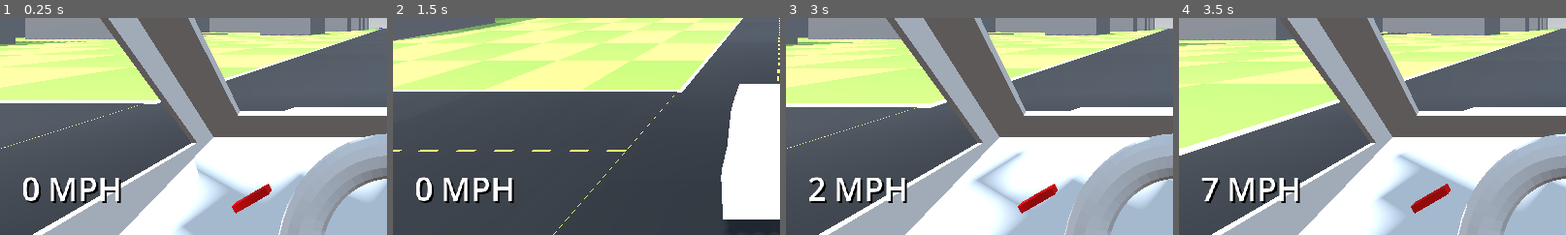
Above: before the commit, frames 1-4 (left to right).
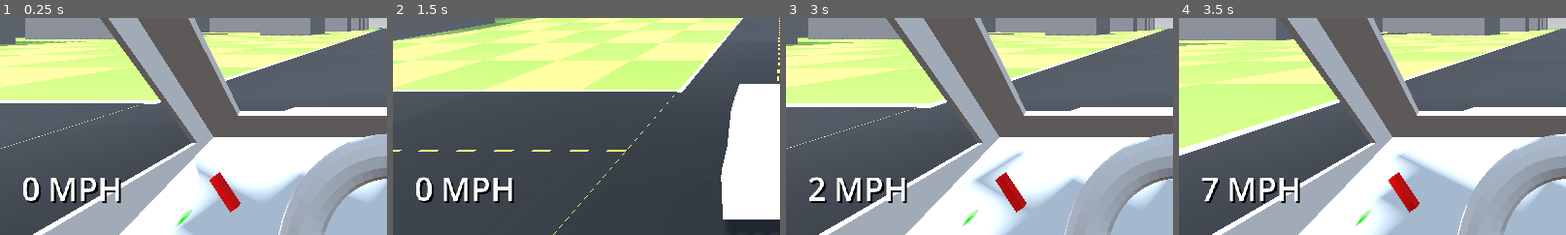
Above: after the commit, the same moments.

Repository: AndrewHamel111/SISGameJam2026
Game: Godot game, scene res://scenes/world.tscn
Same seed, same stepped clock (60 frames per second), same inputs: the game is played once before the commit and once after it.
Inputs:
- Up to frame 1 (0.25 s): no input
- Up to frame 2 (1.5 s): hold L (phone_right) 0.53-1.28 s; tap P (camera_toggle) at 0.6 s; tap Enter at 1.25 s; hold Space (brake) from 1.28 s (still down); tap U (phone_confirm) at 1.35 s
- Up to frame 3 (3 s): tap U (phone_confirm) at 2, 2.75, 2.85 s; release Space (brake) at 2.03 s; hold L (phone_right) 2.03-2.78 s; tap P (camera_toggle) at 2.1 s; hold W (accelerate) from 2.78 s (still down)
- Up to frame 4 (3.5 s): keep holding W (accelerate)
The pictures show only the part of the screen within x 0-50%, y 48-98%; the shares and areas given below are measured in that part.

The runs differ from the first frame. In frame 1, 1.1% of the frame differs, in the area x 45-71%, y 70-97%; in frame 2, nothing differs; in frame 3, 1.1%; in frame 4, 1.1%.

Commit message:
Added a broken gas light indicator, Sprite3D node isn't working for some reason.

Diff:
--- a/entities/player/car/car_interior.tscn
+++ b/entities/player/car/car_interior.tscn
@@ -5,6 +5,7 @@
 [ext_resource type="PackedScene" uid="uid://cjj2dm4prukpm" path="res://resources/glb/car_wheel.glb" id="3_hmpo2"]
 [ext_resource type="PackedScene" uid="uid://dyqb5sj8iq4qt" path="res://resources/glb/phone.glb" id="4_qko6y"]
 [ext_resource type="Script" uid="uid://c4mpw0y112x0w" path="res://entities/player/car/gas_needle.gd" id="5_gb7yy"]
+[ext_resource type="Texture2D" uid="uid://do7w0wc6xjpwq" path="res://resources/png/gas_light.png" id="5_hmpo2"]
 
 [sub_resource type="StandardMaterial3D" id="StandardMaterial3D_hmpo2"]
 albedo_color = Color(1, 0, 0, 1)
@@ -30,4 +31,9 @@
 transform = Transform3D(1, 0, 0, 0, 1, 0, 0, 0, 1, 0, 0.025, 0)
 mesh = SubResource("BoxMesh_qko6y")
 
+[node name="gas_light" type="Sprite3D" parent="gas_needle" unique_id=1772302451]
+transform = Transform3D(-0.03, -1.4963748e-09, 3.0236358e-09, 2.5333176e-09, 0.007764572, 0.028977774, -2.2279625e-09, 0.028977774, -0.007764572, 0.032361716, 0.032019526, -0.030191988)
+modulate = Color(1, 0, 0, 1)
+texture = ExtResource("5_hmpo2")
+
 [node name="car_interior" parent="." unique_id=600284304 instance=ExtResource("2_gb7yy")]
--- a/entities/player/car/gas_needle.gd
+++ b/entities/player/car/gas_needle.gd
@@ -2,6 +2,9 @@
 
 var needle_angle_empty: float = -60.0
 var needle_angle_full: float = 60.0
+
+var blink_timer: float = 0.0
+var blink_state: bool = false
 
 # Called when the node enters the scene tree for the first time.
 func _ready() -> void:
@@ -14,3 +17,15 @@
 
 	var perc : float = player.gas_remaining / player.gas_max
 	rotation_degrees = Vector3(0, 0, needle_angle_empty + perc * (needle_angle_full - needle_angle_empty))
+
+	var gas_light := get_node("gas_light") as Sprite3D
+	if perc < 0.2:
+		gas_light.modulate = Color(1.0, 0.0, 0.0)
+		blink_timer += _delta
+		if blink_timer >= 0.5:
+			blink_timer = 0.0
+			blink_state = not blink_state
+		gas_light.visible = blink_state
+	else:
+		gas_light.modulate = Color(0.0, 1.0, 0.0)
+		gas_light.visible = true
--- a/entities/player/player.gd
+++ b/entities/player/player.gd
@@ -44,7 +44,7 @@
 
 # gas
 var gas_station: GasStation = null
-var gas_remaining := 50.0
+var gas_remaining := 11.0
 var gas_max := 50.0
 var gas_usage_rate := 1.0
 
@@ -180,7 +180,7 @@
 	var target_rotation := -turn_angle * 0.5 * 180/PI
 	var current_rotation := wheel.rotation_degrees.z
 	var new_rotation := lerpf(current_rotation, target_rotation, delta * 5.0)
-	print("new rot: ", new_rotation)
+	#print("new rot: ", new_rotation)
 	wheel.rotation_degrees.z = new_rotation
 
 func add_money(value: float) -> void:
Binary file added: resources/png/gas_light.png
Not shown, added: resources/png/gas_light.png.import
